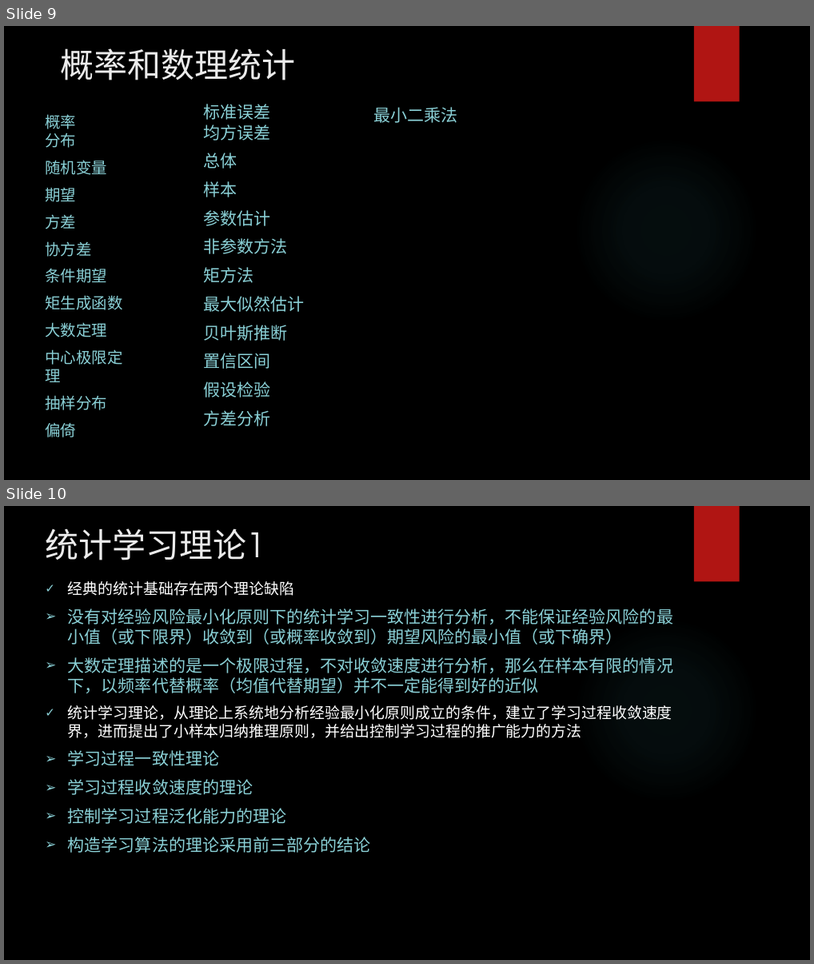
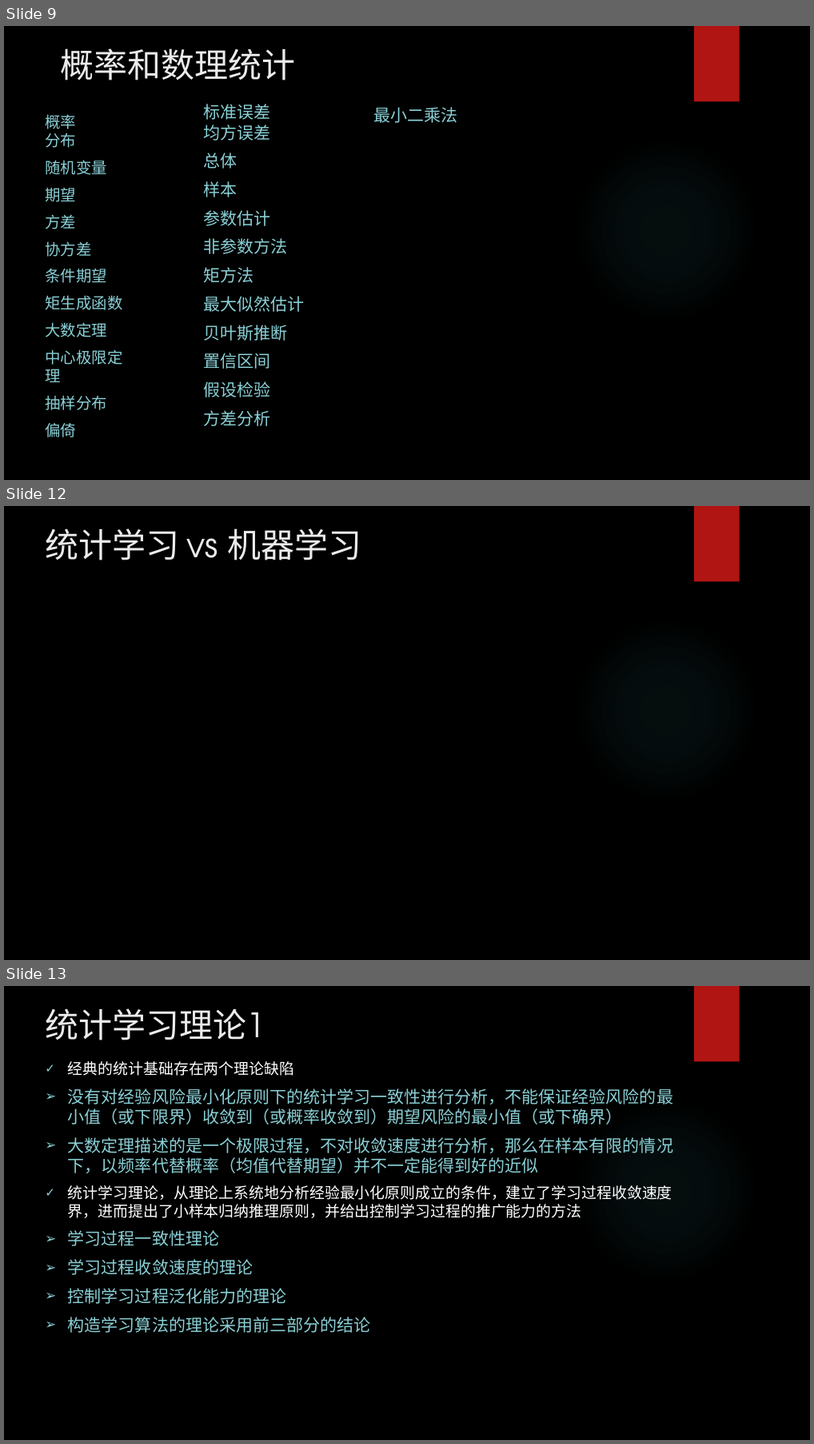
Before and after one commit to yejinlei/about-ml, a slide deck: AI的数学基础.pptx. Shown one above the other, each under a label of ours: slides 9 and 10 before the commit, slides 9, 12 and 13 after it; the slides between them are not shown. The pictures are 814x964 and 814x1444 pixels, drawn with LibreOffice and Linux fonts; fonts in the diff are those of the drawing; background and template pictures are left out. Boxes give left, top, right and bottom in pixels: in the first picture for what was removed or moved away, otherwise in the second. Text is boxed around its words. In the diff, an @@ line names an element or a change of style, - is before the commit and + after.

Commit message:
统计机器学习、AI的数学基础

```diff
--- a/AI的数学基础.pptx
+++ b/AI的数学基础.pptx
@@ slide 12 added at [4,506,810,960], background picture (left out); not listed: 2 template elements that a slide beside it also shows @@
@@ title added at [45,528,362,560], 40 pt, text #EBEBEB @@
+统计学习 vs 机器学习
@@ what was slide 10 is now slide 13 @@
```
Also in this commit, not shown: 1 slide changed, 2 other slides added, 2 other files.
